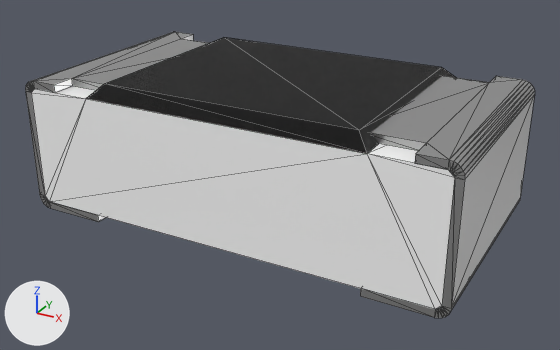
The Blender file Resistors/Fixed Value/0402/MCWR04X7502FTL.blend: old version first, new version second.
One viewpoint serves both versions: a 50 mm camera at (0.898, -1.627, 0.908) aimed at (0.018, -0.027, 0.108). Arrows for +X, +Y and +Z are at lower left; the lights stay in place. Mesh edges are drawn as thin lines.

The older version as bpy lines, for what is in view:
```python
ob_mcwr04x7502ftl = bpy.data.objects.new('MCWR04X7502FTL', me_mcwr04x7502ftl)
ob_mcwr04x7502ftl.location = (0.0, 0.0, 0.0)
```
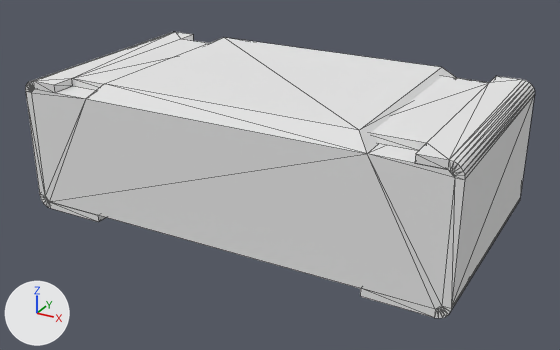
Location of each change, (x1, y1, x2, y2) in pixels of the pictures (560 x 350 px):
'MCWR04X7502FTL', recoloured (grey to white)
    both: (25, 32, 535, 318)

Patch to the scene script:
```diff
--- a/Resistors/Fixed Value/0402/MCWR04X7502FTL.blend.py
+++ b/Resistors/Fixed Value/0402/MCWR04X7502FTL.blend.py
@@ mat_white_ceramic @@
 _N = mat_white_ceramic.node_tree.nodes; _L = mat_white_ceramic.node_tree.links
-n0 = _N.new('ShaderNodeOutputMaterial'); n0.name = 'Material Output'
-n1 = _N.new('ShaderNodeGroup'); n1.name = 'Ceramic'
-n1.node_tree = ng_ceramic
-n1.inputs[0].default_value = (1.0, 1.0, 1.0, 1.0)  # 'Base Color', white #ffffff
-_L.new(n1.outputs[0], n0.inputs[0])  # 'Surface' to 'Surface'
+n2 = _N.new('ShaderNodeOutputMaterial'); n2.name = 'Material Output.001'
+n3 = _N.new('ShaderNodeBsdfDiffuse'); n3.name = 'Diffuse BSDF'
+_L.new(n3.outputs[0], n2.inputs[0])  # 'BSDF' to 'Surface'
@@ mat_black_plastic @@
 mat_black_plastic = bpy.data.materials.new('Black Plastic')
-# nodes: Displacement, Group, OutputMaterial
-# colours: black #191919
+# nodes: BsdfDiffuse, OutputMaterial
@@ mat_metal @@
 _N = mat_metal.node_tree.nodes; _L = mat_metal.node_tree.links
-n0 = _N.new('ShaderNodeOutputMaterial'); n0.name = 'Material Output'
-n1 = _N.new('ShaderNodeGroup'); n1.name = 'Metallic'
-n1.node_tree = ng_metallic
-n1.inputs[0].default_value = (0.591, 0.591, 0.591, 1.0)  # 'Base Color', light grey #cacaca
-_L.new(n1.outputs[0], n0.inputs[0])  # 'BSDF' to 'Surface'
+n2 = _N.new('ShaderNodeOutputMaterial'); n2.name = 'Material Output.001'
+n3 = _N.new('ShaderNodeBsdfDiffuse'); n3.name = 'Diffuse BSDF'
+_L.new(n3.outputs[0], n2.inputs[0])  # 'BSDF' to 'Surface'
```
